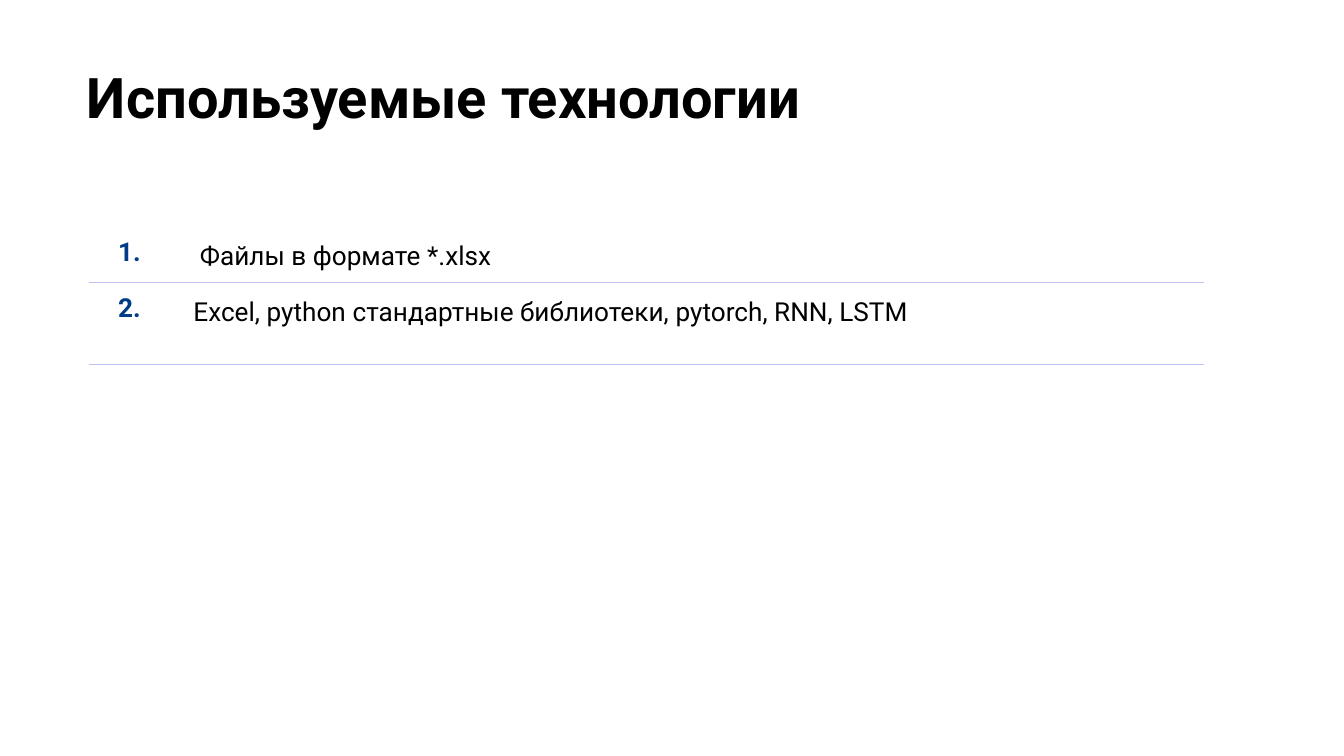
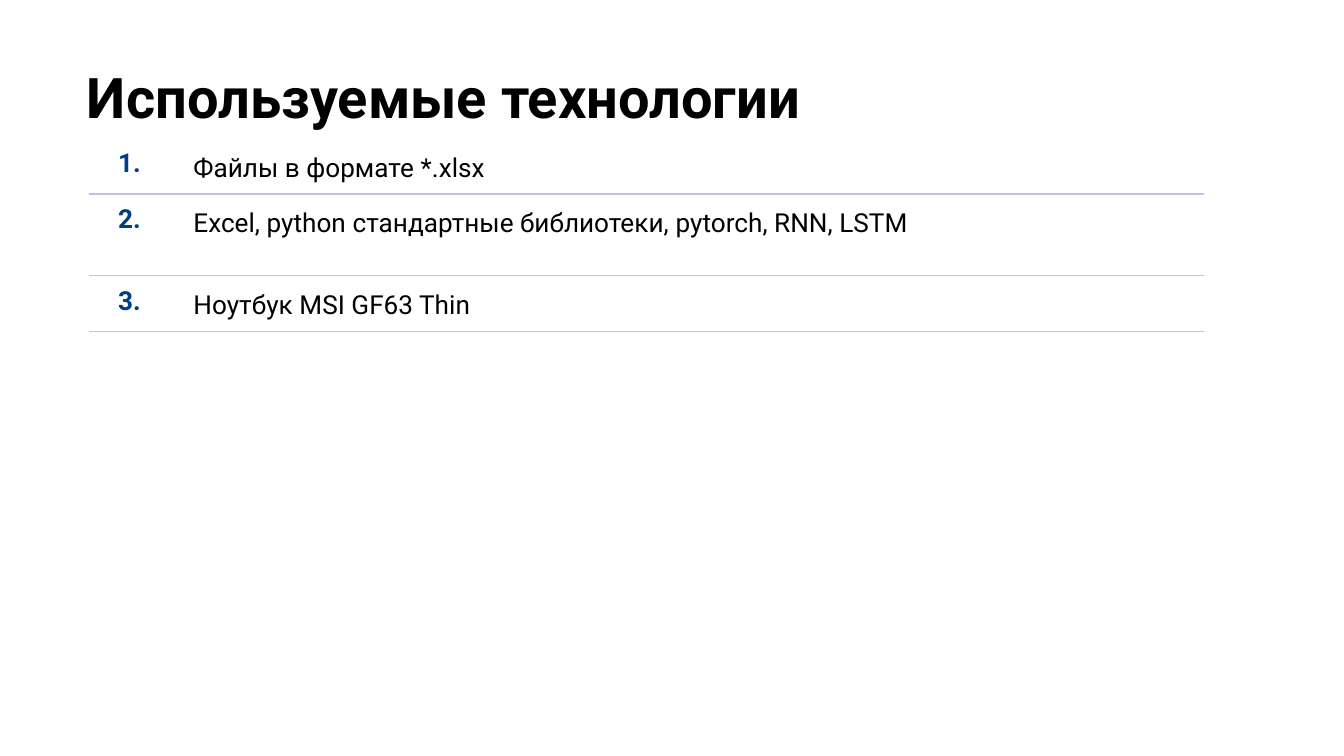
Before and after one commit to smddyakonov/otus_ds_dyakonov, a slide deck: slide 7 of hw-19/Презентация.pptx. Drawn at 1344x756 pixels with LibreOffice and Linux fonts; fonts in the diff are those of the drawing; background and template pictures are left out. Boxes give left, top, right and bottom in pixels: in the first picture for what was removed or moved away, otherwise in the second. Text is boxed around its words. In the diff, an @@ line names an element or a change of style, - is before the commit and + after.

```diff
--- a/hw-19/Презентация.pptx
+++ b/hw-19/Презентация.pptx
@@ table at box(89, 138, 1204, 329) @@
+row 3: 3. | Ноутбук MSI GF63 Thin
@@ table: place and size @@
-table at box(89, 227, 1204, 364)
+table at box(89, 138, 1204, 329)
```
Also in this commit, not shown: 16 other slides changed, 7 slides added, 2 other files.
